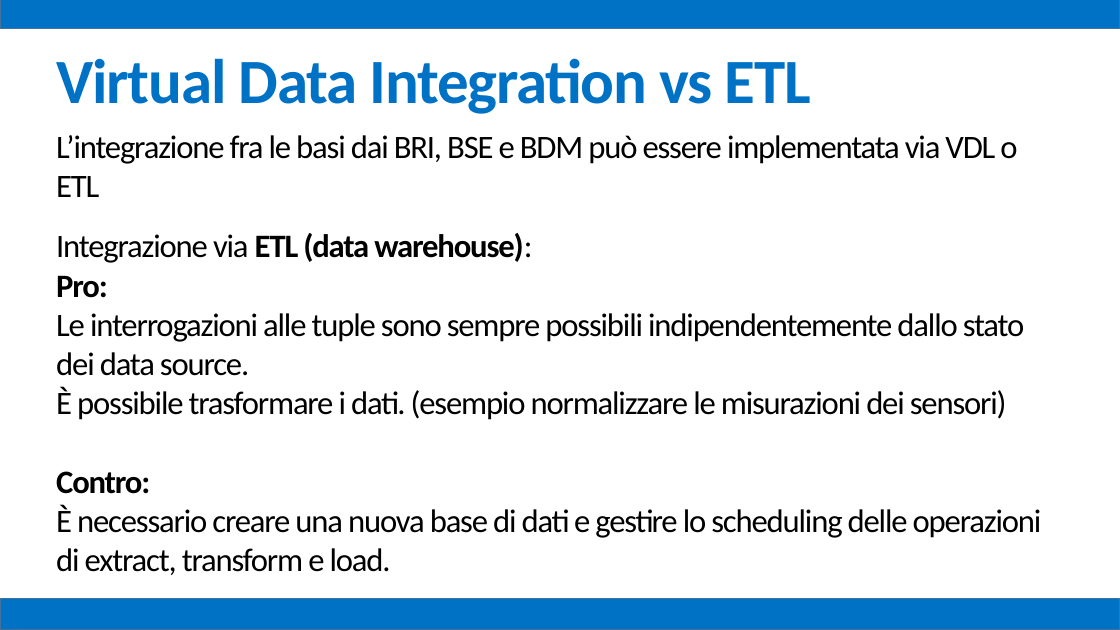
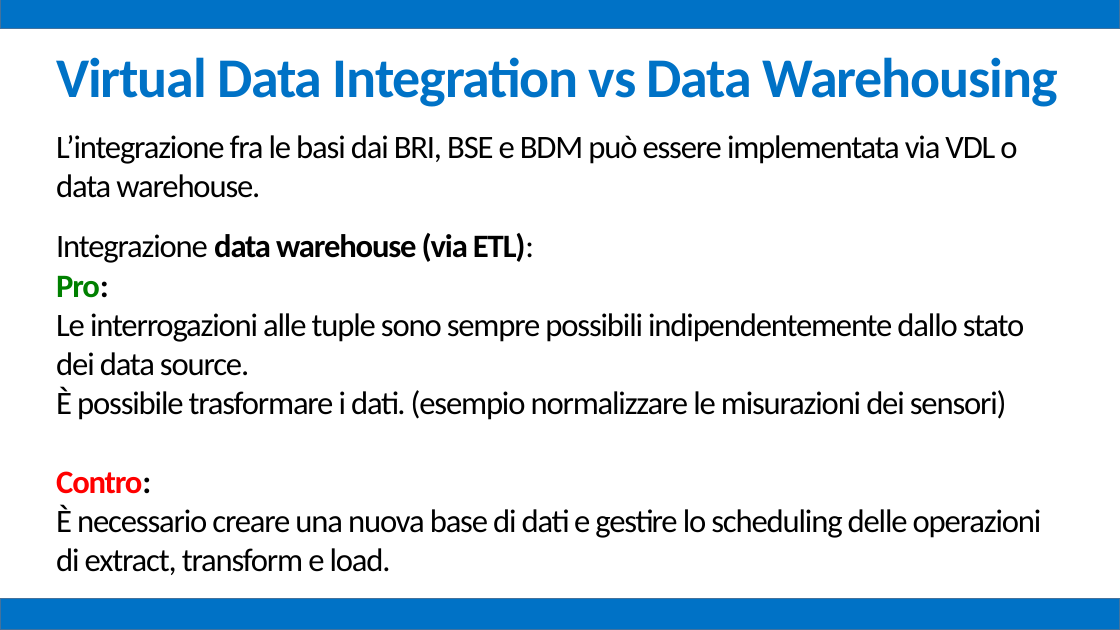
Before and after one commit to mz1991/ProgettoFebbraio2015, a slide deck: slide 70 of Febbraio 2015.pptx (slide 67 before the commit). Drawn at 1120x630 pixels with LibreOffice and Linux fonts; fonts in the diff are those of the drawing. Boxes give left, top, right and bottom in pixels: in the first picture for what was removed or moved away, otherwise in the second. Text is boxed around its words. In the diff, an @@ line names an element or a change of style, - is before the commit and + after.

```diff
--- a/Febbraio 2015.pptx
+++ b/Febbraio 2015.pptx
@@ text at (x1=56, y1=57, x2=1058, y2=107): text changed; size 54 to 48 pt @@
-Virtual Data Integration vs ETL
+Virtual Data Integration vs Data Warehousing
@@ text at (x1=56, y1=135, x2=1017, y2=263): text changed @@
-L’integrazione fra le basi dai BRI, BSE e BDM può essere implementata via VDL o ETL
-Integrazione via ETL (data warehouse):
+L’integrazione fra le basi dai BRI, BSE e BDM può essere implementata via VDL o data warehouse.
+Integrazione data warehouse (via ETL):
@@ text at (x1=56, y1=275, x2=151, y2=494): text colour #000000 to #008000 in "Pro:"; text colour #000000 to #FF0000 in "Contro:" @@
```
Also in this commit, not shown: 7 other slides changed, 4 slides added.
